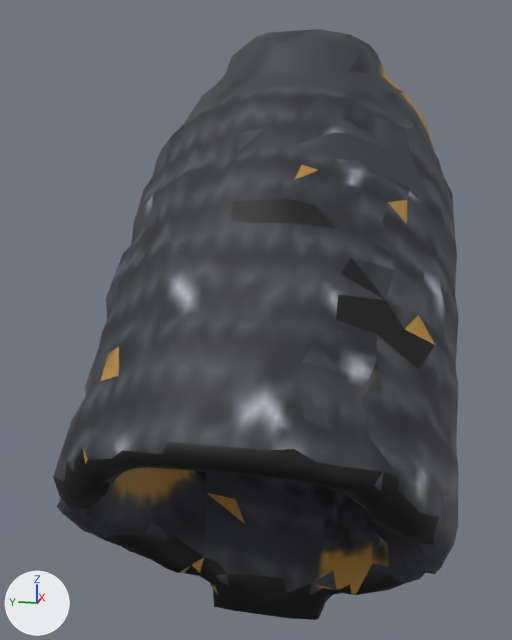
A saved change to the glTF model www/proto3d/models/beth/equipment/fitted/orin/orin_plate_rare_shoulder_R_lod1.glb.
Camera for both pictures: a 50 mm lens placed at (-0.827, -0.206, 1.493), pointed at (-0.318, -0.105, 1.366). Lighting does not change. The marker at lower left points along +X, +Y and +Z. The picture after the commit comes second. Vertices at exactly the same position are counted once.

The first picture shows 'orin_plate_rare_shoulder_R_lod1'.
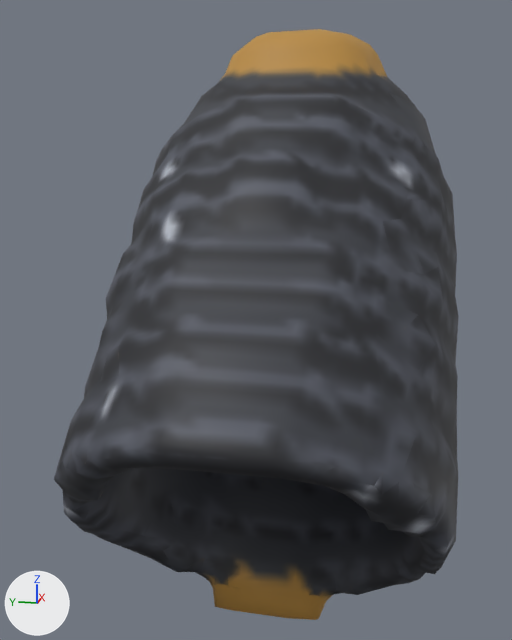
What differs and where, as boxes (x1, y1, x2, y2) in the pictures (512 x 640 px; the box of a moved part takes in the faces that stretch with it):
```json
{"object": "orin_plate_rare_shoulder_R_lod1", "change": "reshaped", "before": [53, 29, 459, 620], "after": [54, 29, 459, 620]}
{"part": 1, "of": "me_orin_plate_rare_shoulder_r_hi_002", "change": "moved or reshaped", "before": [53, 317, 459, 611], "after": [54, 326, 458, 611]}
{"part": 2, "of": "me_orin_plate_rare_shoulder_r_hi_002", "change": "moved or reshaped", "before": [334, 92, 457, 290], "after": [334, 92, 457, 290]}
{"part": 3, "of": "me_orin_plate_rare_shoulder_r_hi_002", "change": "moved or reshaped", "before": [182, 163, 291, 223], "after": [182, 163, 291, 223]}
{"part": 4, "of": "me_orin_plate_rare_shoulder_r_hi_002", "change": "surface changed", "before": [84, 29, 458, 620], "after": [84, 29, 458, 620]}
```

Edits to the scene script, one JSON object a line:
```json
{"block": "me_orin_plate_rare_shoulder_r_hi_002", "where": "me_orin_plate_rare_shoulder_r_hi_002.from_pydata(...)  # 1131 vertices, 2258 faces; spans x -0.519..-0.111, y -0.25..0.0, z 1.144..1.579"}
{"block": "me_orin_plate_rare_shoulder_r_hi_002", "where": "# used by ob_orin_plate_rare_shoulder_r_lod1; location = (0.0, 0.0, 0.0)"}
{"block": "me_orin_plate_rare_shoulder_r_hi_002", "change": "me_orin_plate_rare_shoulder_r_hi_002 part 1: 34 vertices moved from x -0.497..-0.175, y -0.247..-0.02, z 1.151..1.367 to x -0.496..-0.176, y -0.247..-0.02, z 1.151..1.365; 165 vertices removed from x -0.494..-0.155, y -0.25..-0.001, z 1.167..1.366; 163 vertices added at x -0.494..-0.158, y -0.25..0.0, z 1.174..1.367"}
{"block": "me_orin_plate_rare_shoulder_r_hi_002", "change": "me_orin_plate_rare_shoulder_r_hi_002 part 2: 5 vertices moved from x -0.366..-0.251, y -0.235..-0.199, z 1.431..1.458 to x -0.367..-0.25, y -0.235..-0.194, z 1.43..1.462; 7 vertices removed from x -0.344..-0.278, y -0.246..-0.172, z 1.399..1.507; 8 vertices added at x -0.342..-0.275, y -0.246..-0.173, z 1.401..1.509"}
{"block": "me_orin_plate_rare_shoulder_r_hi_002", "change": "me_orin_plate_rare_shoulder_r_hi_002 part 3: 1 vertex moved from x -0.372, y -0.088, z 1.472 to x -0.373, y -0.088, z 1.471; 1 vertex removed from x -0.399, y -0.107, z 1.46; 2 vertices added at x -0.398..-0.391, y -0.109..-0.103, z 1.461..1.466"}
{"block": "me_orin_plate_rare_shoulder_r_hi_002", "change": "me_orin_plate_rare_shoulder_r_hi_002 part 4: 1666 kept faces spanning x -0.519..-0.111, y -0.25..0.0, z 1.144..1.579 get new texture (UV) coordinates"}
```
